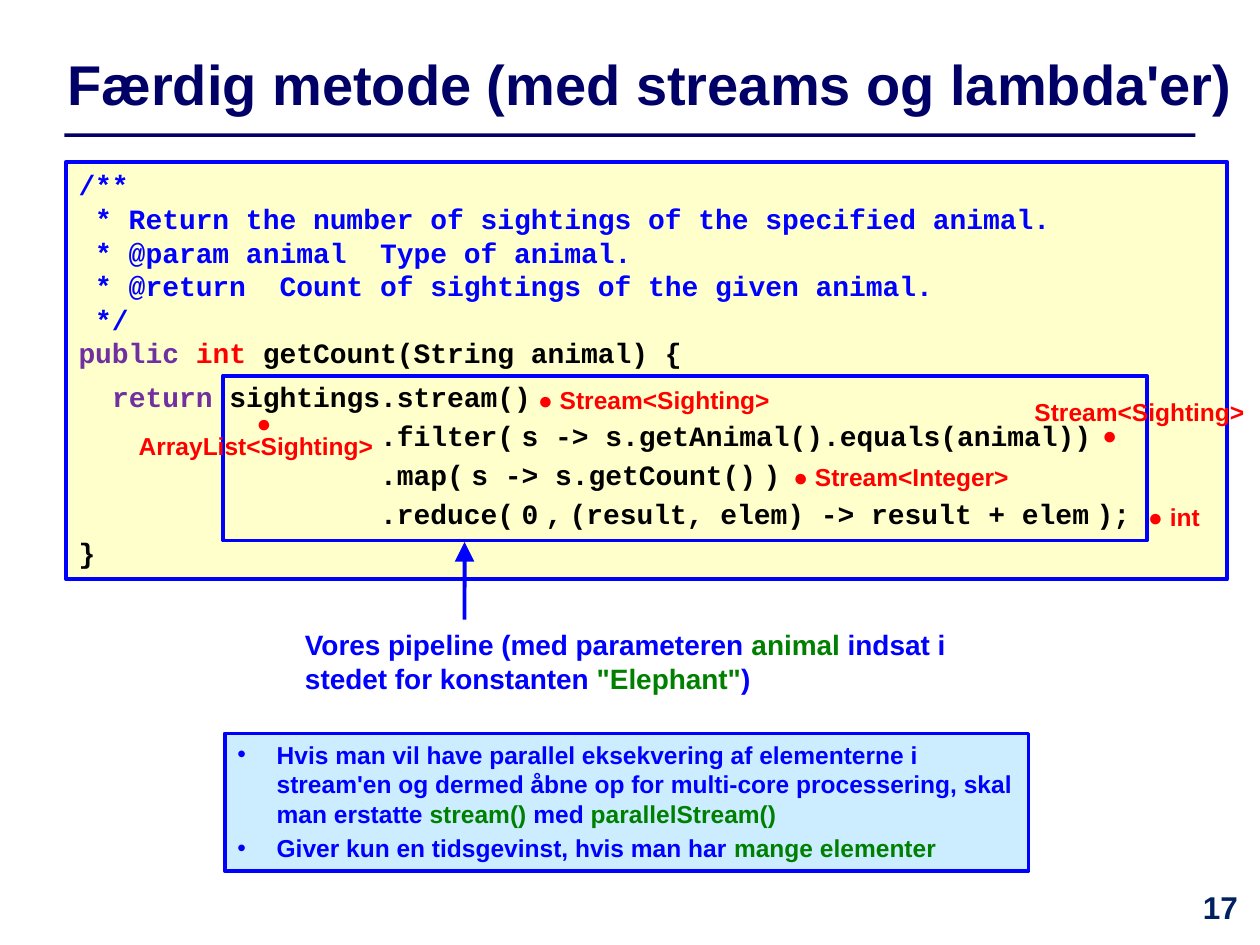
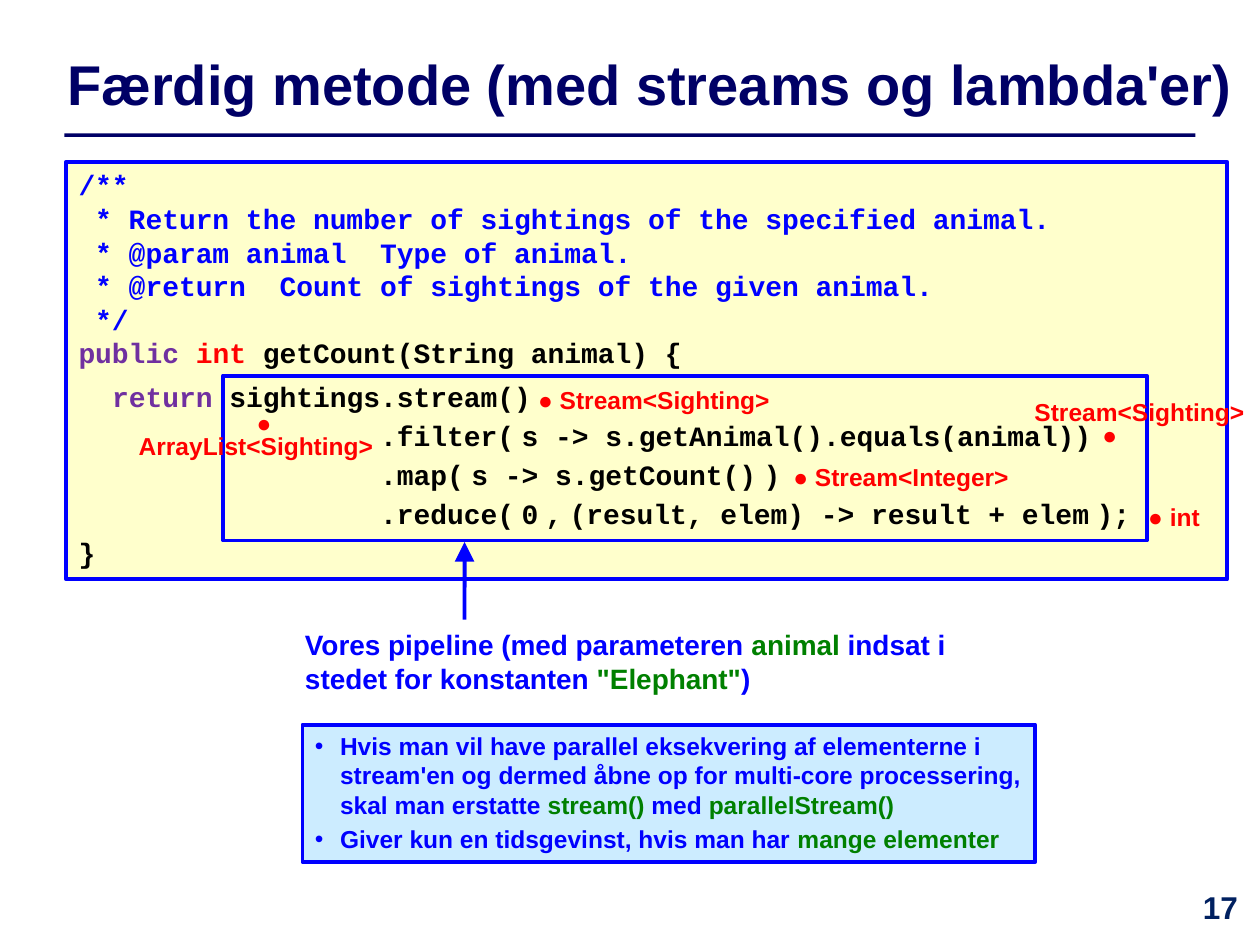
Before and after one commit to IntProgAU/Materiale, a slide deck: slide 17 of web/e22/uge_5b/Slides-Uge5-Torsdag.pptx. Drawn at 1260x945 pixels with LibreOffice and Linux fonts; fonts in the diff are those of the drawing. Boxes give left, top, right and bottom in pixels: in the first picture for what was removed or moved away, otherwise in the second. Text is boxed around its words. In the diff, an @@ line names an element or a change of style, - is before the commit and + after.

```diff
--- a/web/e22/uge_5b/Slides-Uge5-Torsdag.pptx
+++ b/web/e22/uge_5b/Slides-Uge5-Torsdag.pptx
@@ rectangle "Hvis man vil have parallel ...": place and size @@
-rectangle "Hvis man vil have parallel ..." at (226,733,1029,871)
+rectangle "Hvis man vil have parallel ..." at (302,724,1034,862)
@@ rectangle "Hvis man vil have parallel ..." at (302,724,1034,862): indent changed @@
```
Also in this commit, not shown: 16 other slides changed, 1 other file.
